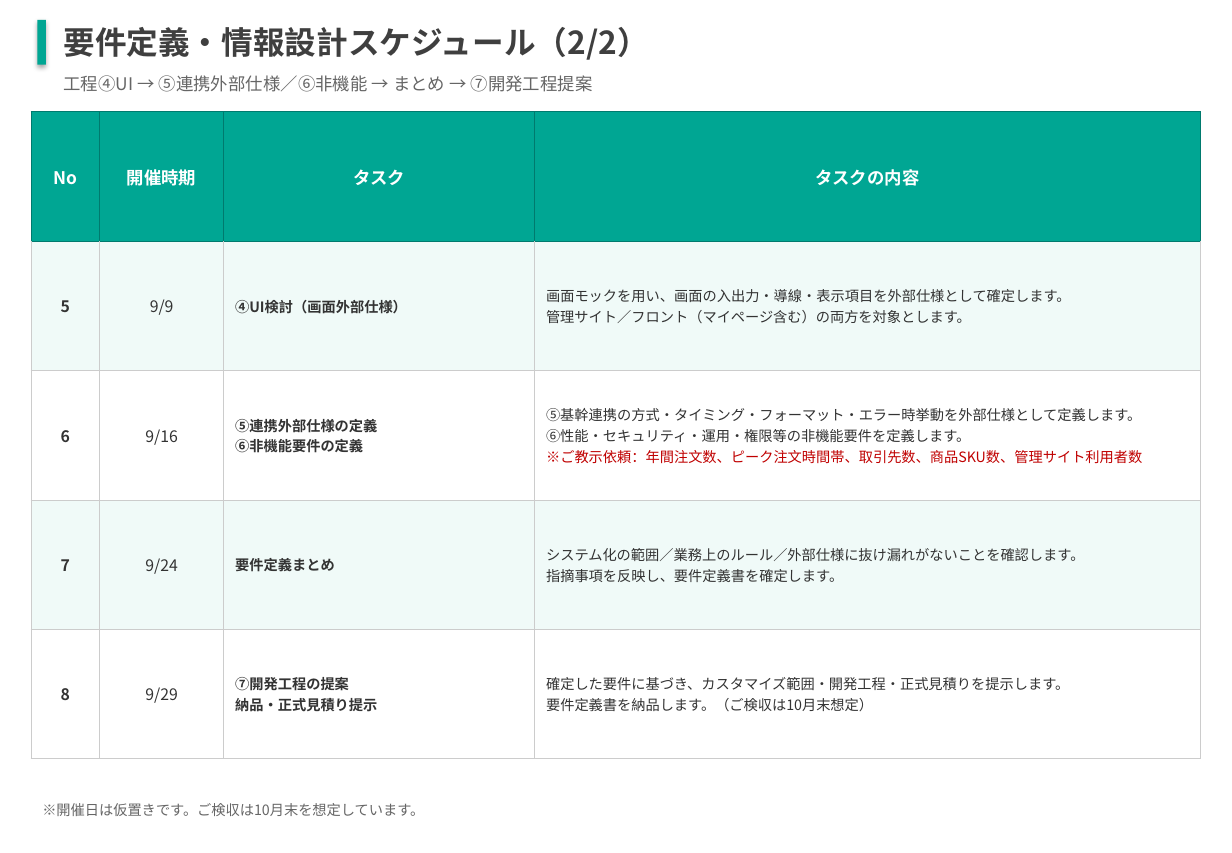
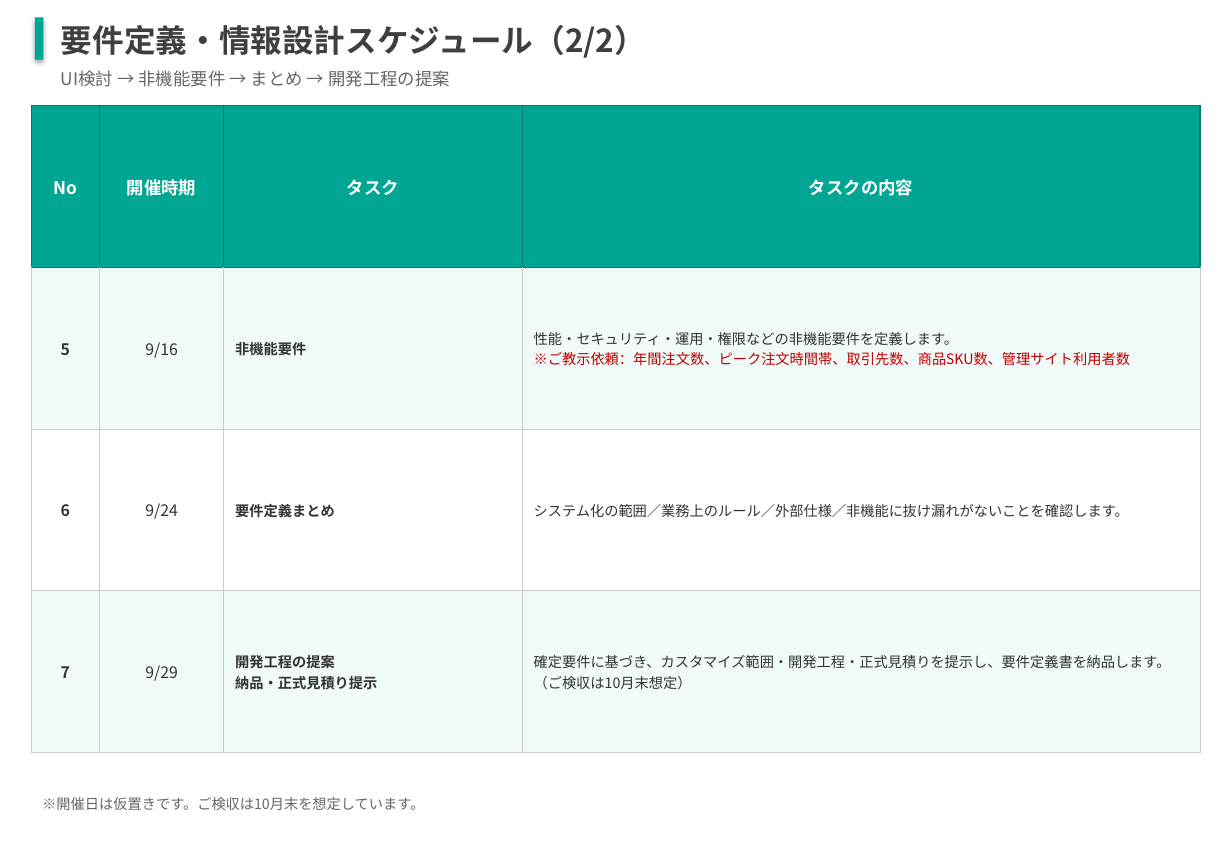
Before and after one commit to kozonoflight/git_tutorial, a slide deck: slide 5 of 要件定義WBS案_20260806.pptx. Drawn at 1232x853 pixels with LibreOffice and Linux fonts; fonts in the diff are those of the drawing. Boxes give left, top, right and bottom in pixels: in the first picture for what was removed or moved away, otherwise in the second. Text is boxed around its words. In the diff, an @@ line names an element or a change of style, - is before the commit and + after.

```diff
--- a/要件定義WBS案_20260806.pptx
+++ b/要件定義WBS案_20260806.pptx
@@ rectangle: place and size @@
-rectangle at [38,19,47,64]
+rectangle at [35,17,44,59]
@@ text at [61,70,450,87]: text changed @@
-工程④UI → ⑤連携外部仕様／⑥非機能 → まとめ → ⑦開発工程提案
+UI検討 → 非機能要件 → まとめ → 開発工程の提案
@@ table: place and size @@
-table at [31,111,1199,759]
+table at [31,106,1199,753]
@@ table at [31,106,1199,753] @@
-row 2: 5 | 9/9 | ④UI検討（画面外部仕様） | 画面モックを用い、画面の入出力・導線・表示項目を外部仕様として確定します。 / 管理サイト／フロント（マイページ含む）の両方を対象とします。
-row 3: 6 | 9/16 | ⑤連携外部仕様の定義 / ⑥非機能要件の定義 | ⑤基幹連携の方式・タイミング・フォーマット・エラー時挙動を外部仕様として定義します。 / ⑥性能・セキュリティ・運用・権限等の非機能要件を定義します。 / ※ご教示依頼：年間注文数、ピーク注文時間帯、取引先数、商品SKU数、管理サイト利用者数
-row 4: 7 | 9/24 | 要件定義まとめ | システム化の範囲／業務上のルール／外部仕様に抜け漏れがないことを確認します。 / 指摘事項を反映し、要件定義書を確定します。
-row 5: 8 | 9/29 | ⑦開発工程の提案 / 納品・正式見積り提示 | 確定した要件に基づき、カスタマイズ範囲・開発工程・正式見積りを提示します。 / 要件定義書を納品します。（ご検収は10月末想定）
+row 2: 5 | 9/16 | 非機能要件 | 性能・セキュリティ・運用・権限などの非機能要件を定義します。 / ※ご教示依頼：年間注文数、ピーク注文時間帯、取引先数、商品SKU数、管理サイト利用者数
+row 3: 6 | 9/24 | 要件定義まとめ | システム化の範囲／業務上のルール／外部仕様／非機能に抜け漏れがないことを確認します。
+row 4: 7 | 9/29 | 開発工程の提案 / 納品・正式見積り提示 | 確定要件に基づき、カスタマイズ範囲・開発工程・正式見積りを提示し、要件定義書を納品します。 / （ご検収は10月末想定）
@@ text "※開催日は仮置きです。ご検収は10月末を想定しています。": place and size @@
-text "※開催日は仮置きです。ご検収は10月末を想定しています。" at [42,803,424,816]
+text "※開催日は仮置きです。ご検収は10月末を想定しています。" at [42,797,424,810]
```
Also in this commit, not shown: 4 other slides changed, 1 slide added, 1 slide removed.
